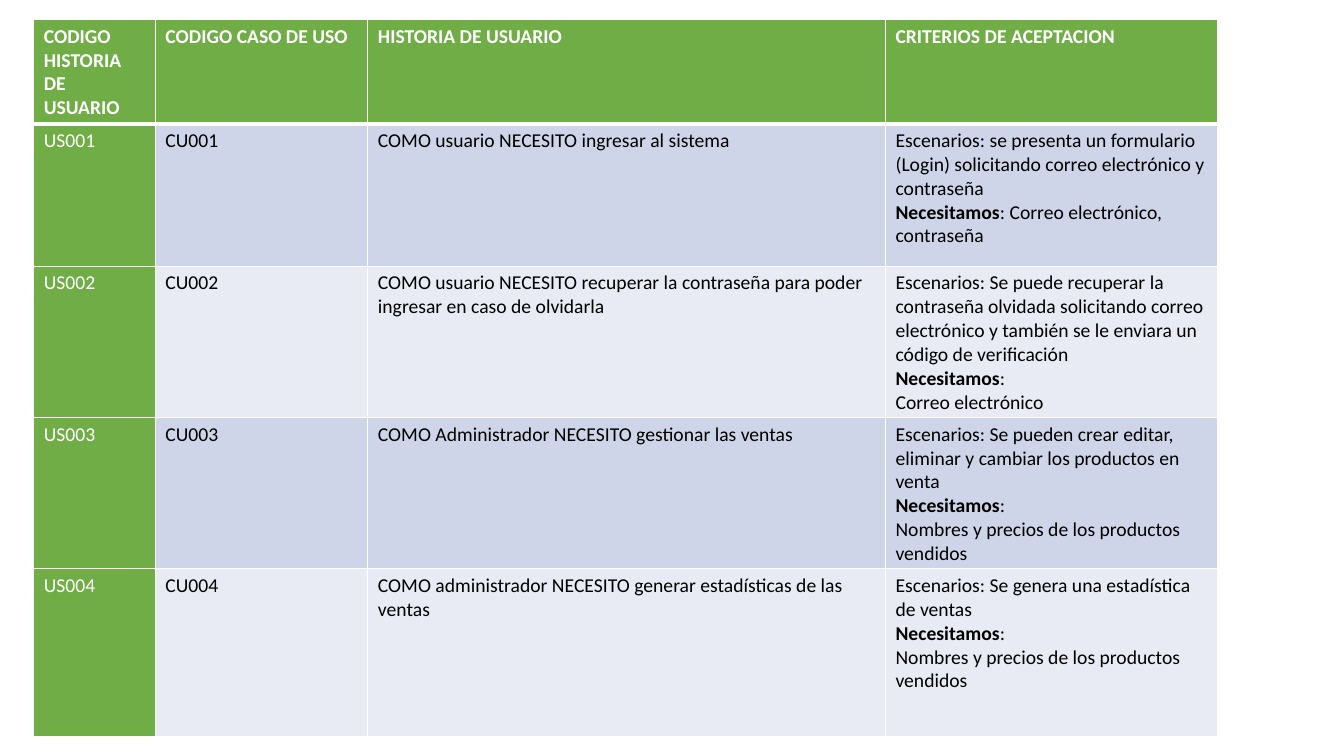
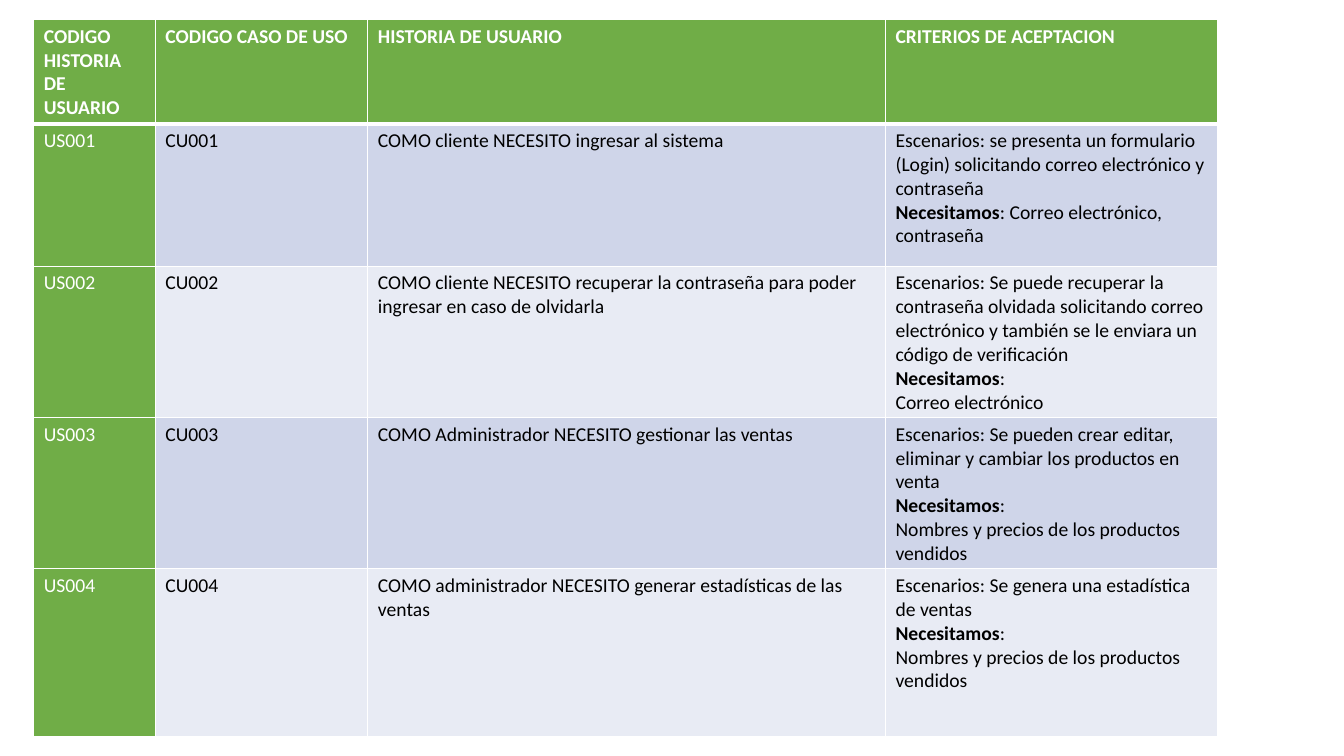
Before and after one commit to luiscarlosmedina/Master-Barber, a slide deck: slide 23 of Entregables Proyecto B.pptx. Drawn at 1344x756 pixels with LibreOffice and Linux fonts; fonts in the diff are those of the drawing; background and template pictures are left out. Boxes give left, top, right and bottom in pixels: in the first picture for what was removed or moved away, otherwise in the second. Text is boxed around its words. In the diff, an @@ line names an element or a change of style, - is before the commit and + after.

```diff
--- a/Entregables Proyecto B.pptx
+++ b/Entregables Proyecto B.pptx
@@ table at (33, 19, 1219, 736) @@
-row 2, column 3: COMO usuario NECESITO ingresar al sistema
+row 2, column 3: COMO cliente NECESITO ingresar al sistema
-row 3, column 3: COMO usuario NECESITO recuperar la contraseña para poder ingresar en caso de olvidarla
+row 3, column 3: COMO cliente NECESITO recuperar la contraseña para poder ingresar en caso de olvidarla
```
Also in this commit, not shown: 1 other slide changed, 1 other file.
